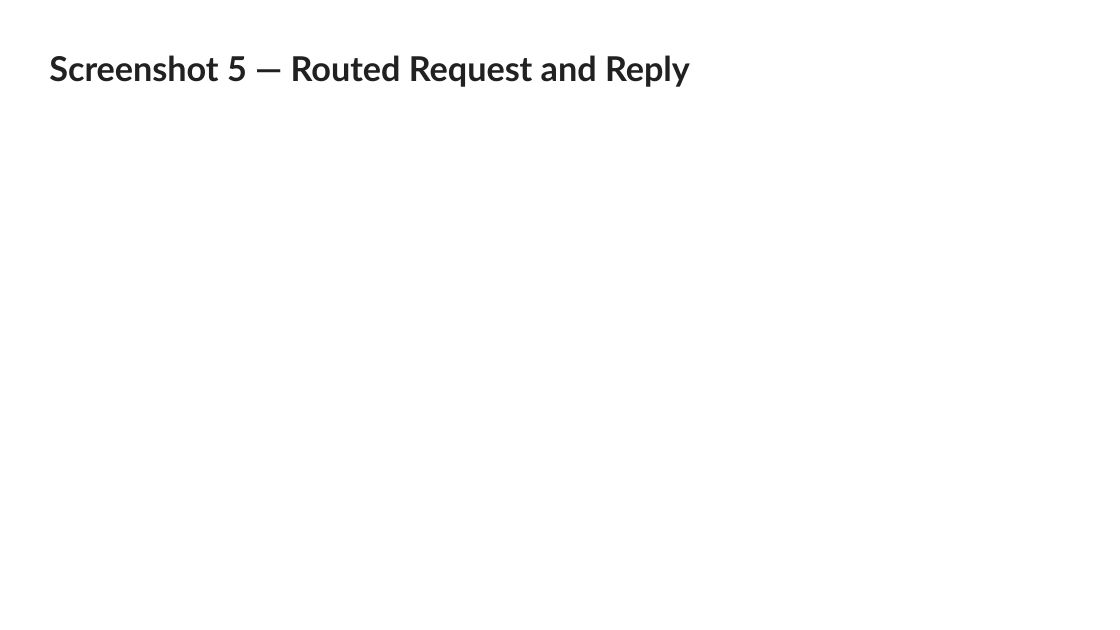
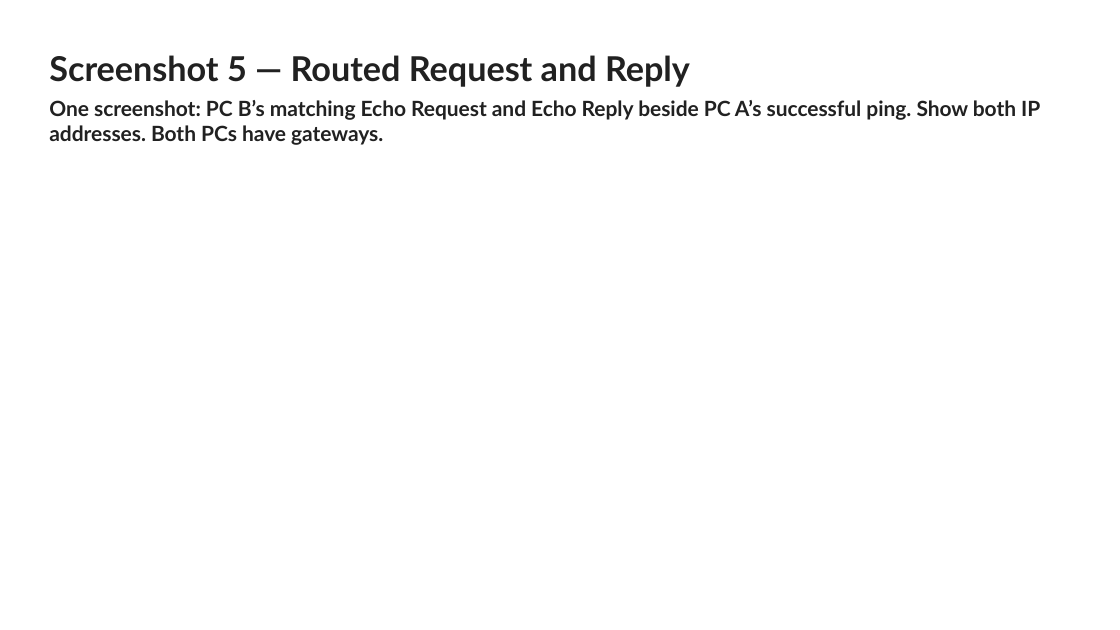
Before and after one commit to WikiSteve/networking-labs, a slide deck: slide 6 of labs/012-catalyst-1300-vlan-routing/Catalyst 1300 Lab 2 SUBMISSION TEMPLATE.pptx. Drawn at 1120x630 pixels with LibreOffice and Linux fonts; fonts in the diff are those of the drawing. Boxes give left, top, right and bottom in pixels: in the first picture for what was removed or moved away, otherwise in the second. Text is boxed around its words. In the diff, an @@ line names an element or a change of style, - is before the commit and + after.

Commit message:
Spell out Lab 2 screenshot evidence in the submission deck

```diff
--- a/labs/012-catalyst-1300-vlan-routing/Catalyst 1300 Lab 2 SUBMISSION TEMPLATE.pptx
+++ b/labs/012-catalyst-1300-vlan-routing/Catalyst 1300 Lab 2 SUBMISSION TEMPLATE.pptx
@@ title at (49,100,1040,145): paragraph added @@
+One screenshot: PC B’s matching Echo Request and Echo Reply beside PC A’s successful ping. Show both IP addresses. Both PCs have gateways.
```
Also in this commit, not shown: 4 other slides changed.
